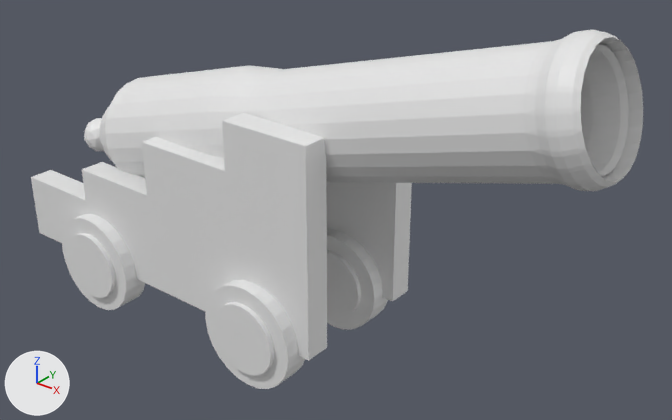
One commit to the Blender file Models-blend/Cannon.blend: the scene before it, then after it.
Before and after are seen from a camera (50 mm lens) standing at (6.63, -4.46, 3.91) and looking at (3.52, -0.58, 1.51). Arrows for +X, +Y and +Z are at lower left; the lights stay in place. Objects named as collision shapes, trigger or cutter boxes, shadow casters or lower levels of detail are left out.
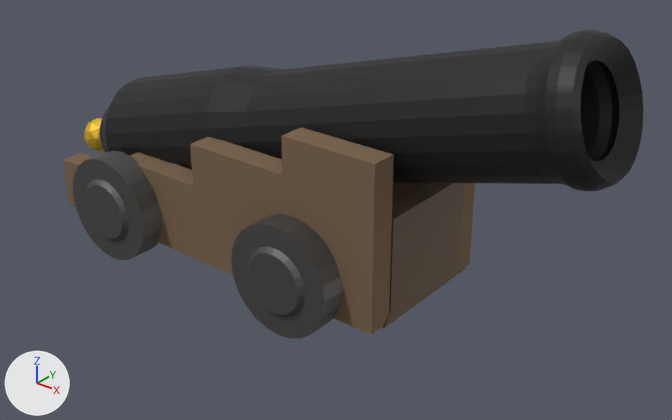
The newer file is also turned or shifted as a whole; pictures and numbers use the older file's frame.

The change in detail:
Material 'CannonMat' (mat_cannonmat) is new.
Its base color is (0.0218, 0.0218, 0.0218) (black #292929).
Its metallic is 0.425.
Its roughness is 0.516.
Material 'CannonEnd' (mat_cannonend) is new.
Its base color is (0.8, 0.56, 0.057) (yellow #e7c544).
Its metallic is 1.0.
Its roughness is 0.673.
Material 'CannonBase' (mat_cannonbase) is new.
Its base color is (0.0985, 0.0535, 0.0214) (brown #584128).
Its roughness is 0.673.
Its sheen weight is 0.118.
Material 'CannonWheels_mat' (mat_cannonwheels_mat) is new.
Its base color is (0.124, 0.12, 0.117) (dark grey #636160).
Its metallic is 0.756.
Its roughness is 0.571.
Material 'CannonSupports_mat' (mat_cannonsupports_mat) is new.
Its base color is (0.194, 0.124, 0.0708) (brown #7a634b).
Its roughness is 0.965.
me_cylinder is used by ob_cylinder; location (4.086, -0.676, 2.231); rotation (0.0, 1.303, 0.0), in degrees (0, 75, 0); scale (0.326, 0.326, 0.887).
me_cylinder had 552 vertices, 553 faces and spanned x -1.13..1.13, y -1.13..1.13, z -3.01..1.25.
me_cylinder now has 1188 vertices, 1290 faces and spans x -1.13..1.13, y -1.13..1.13, z -3.19..1.25.
me_cylinder part 1: a new loose piece of 42 vertices spanning x -0.37..0.37, y -0.37..0.37, z -3.19..-2.93.
me_cylinder part 2: 552 vertices added at x -0.77..0.77, y -0.77..0.77, z -2.88..1.17.
me_cylinder part 3: 529 faces spanning x -1.13..1.13, y -1.13..1.13, z -3.01..1.25 switch from no material to mat_cannonmat (black #292929).
me_cylinder now uses material mat_cannonend (yellow #e7c544).
Mesh me_cube is new.
It has 16 vertices, 14 faces and spans x -1.0..1.04, y -1.0..1.0, z -0.01..10.01.
It uses material mat_cannonbase (brown #584128).
Mesh me_cylinder_003 is new.
It has 384 vertices, 296 faces and spans x -3.11..3.11, y -1.0..1.0, z -5.23..5.23.
It uses material mat_cannonwheels_mat (dark grey #636160).
Mesh me_cube_001_1 is new.
It has 588 vertices, 600 faces and spans x -7.53..1.0, y -1.0..11.6, z -3.36..1.0.
It uses material mat_cannonsupports_mat (brown #7a634b).
Object 'Cylinder' (ob_cylinder) loses its SOLIDIFY modifier named 'Solidify'.
Modifier setting removed (it was thickness = 0.21).
Modifier setting removed (it was use_even_offset = True).
Object 'Icosphere' (ob_icosphere) is deleted.
Object 'Cube' (ob_cube) is deleted.
Object 'Cylinder.001' (ob_cylinder_001) is deleted.
Object 'Base' (ob_base) is new; it shows me_cube.
Its location is (2.957, -0.677, 1.231).
Its scale is (1.24, 0.407, 0.0604).
Object 'CannonWheels' (ob_cannonwheels) is new; it shows me_cylinder_003.
Its location is (3.016, -0.682, 1.42).
Its rotation in degrees is (90, 0, 180).
Its scale is (0.331, 0.331, 0.128).
Object 'CannonSupports' (ob_cannonsupports) is new; it shows me_cube_001_1.
Its location is (3.939, -1.101, 1.97).
Its scale is (0.295, 0.0766, 0.22).

Location of each change, (x1, y1, x2, y2) in pixels of the pictures (672 x 420 px):
'Cylinder', reshaped, modifiers changed: before (99, 30, 643, 191); after (84, 30, 643, 191)
'Cube', deleted: before (31, 113, 412, 361)
'CannonSupports', added (brown): after (63, 127, 475, 335)
'CannonWheels', added: after (73, 151, 342, 339)
'Cylinder.001', deleted: before (62, 214, 388, 389)
'Base', added (brown): after (383, 183, 466, 328)
'Icosphere', deleted: before (84, 118, 104, 151)
part 1 of me_cylinder, added (yellow): after (84, 118, 104, 151)
part 2 of me_cylinder, added (black): after (580, 37, 643, 182)
part 3 of me_cylinder, recoloured (white to black): (99, 30, 622, 191) in both
